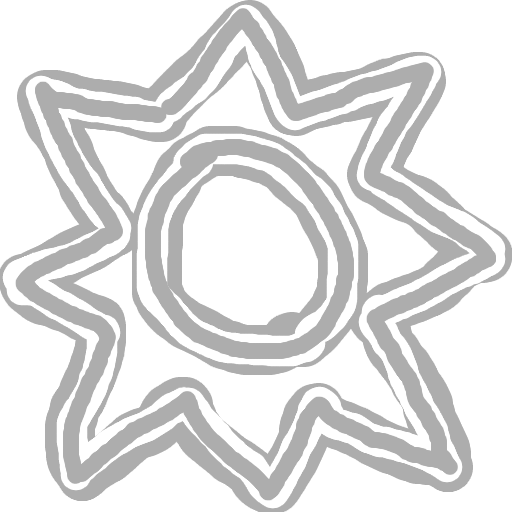
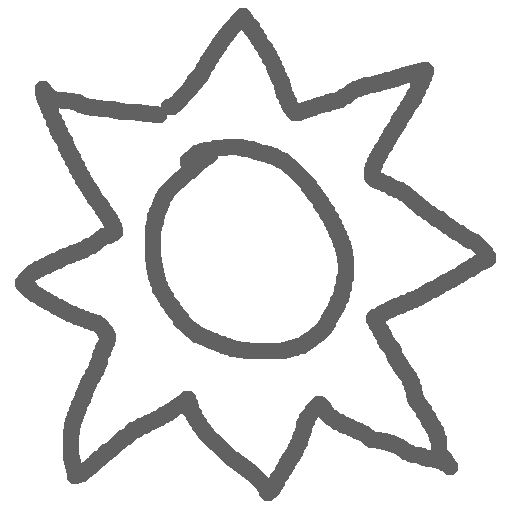
Layer changes from the first 512x512 image to the second:
painted on "OrangeSymbol.png" over [15, 8, 496, 501]
hid "Layer" over [2, 4, 506, 509]
hid "Layer #1" over [0, 0, 512, 512]
